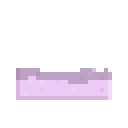
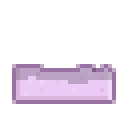
Revision of a layered (128, 128) image; what changed, layer by layer:
pixels changed over [12, 64, 116, 104] (layer not identified)
